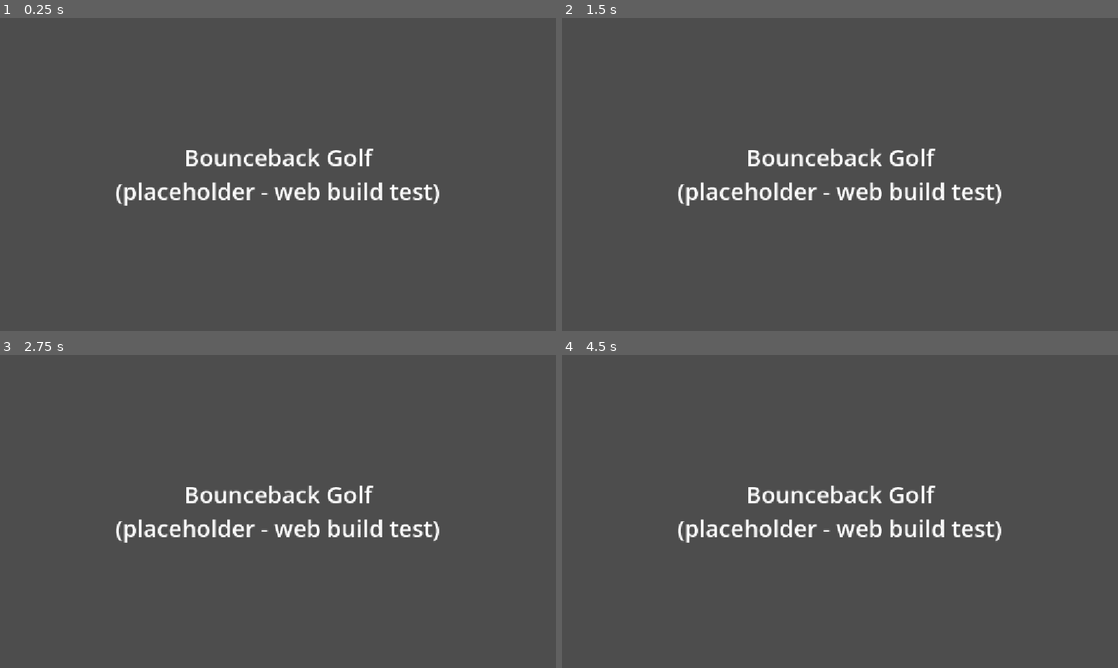
Above: before the commit, frames 1-4 (two rows, left to right).
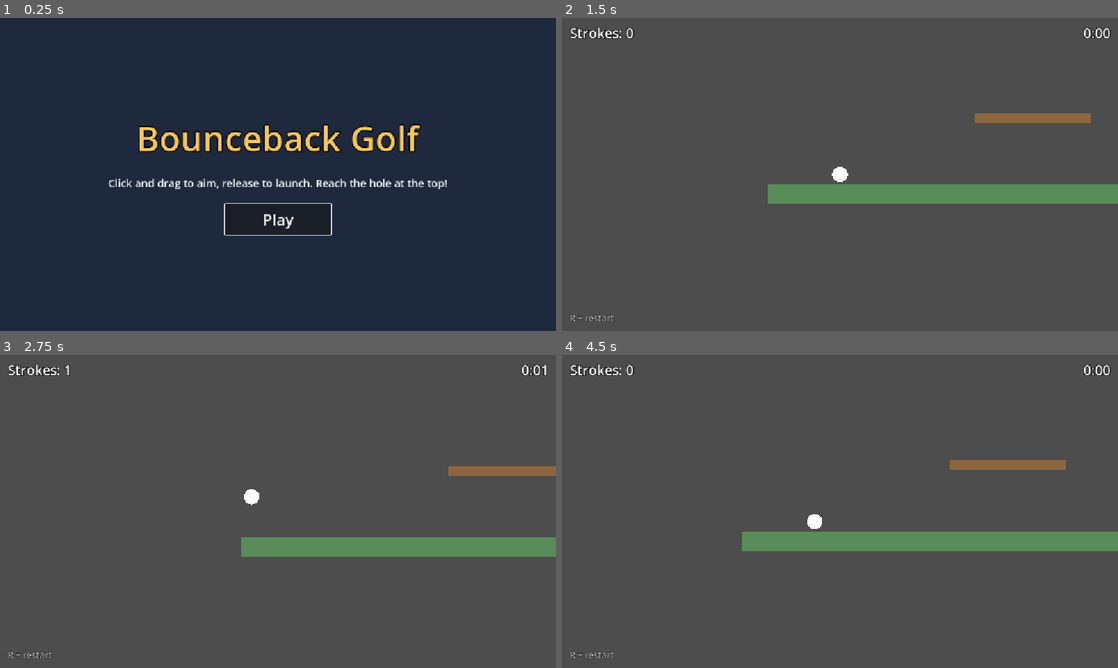
Above: after the commit, the same moments.

Repository: Khazap/bounceback-golf
Game: Godot game, scene res://scenes/ui/Title.tscn
Same seed, same stepped clock (60 frames per second), same inputs: the game is played once before the commit and once after it.
Inputs (mouse positions are in pixels of both pictures, inside the frame that each line leads up to):
- Up to frame 1 (0.25 s): no input
- Up to frame 2 (1.5 s): click (840, 218) at 0.5 s, where only the run after the commit has a clickable "Play"; tap Enter at 1.25 s; move the mouse to (962, 158) at 1.27 s; tap R at 1.35 s; click (962, 158) at 1.42 s
- Up to frame 3 (2.75 s): tap Space at 2 s; drag from (166, 527) to (250, 574) at 2.02 s
- Up to frame 4 (4.5 s): move the mouse to (895, 442) at 2.77 s; tap R at 2.85, 4.35 s; click (895, 442) at 2.92 s; drag from (812, 574) to (673, 464) at 3.52 s; move the mouse to (1006, 558) at 4.27 s; click (1006, 558) at 4.42 s

The runs differ from the first frame. In frame 1, 100% of the frame differs, in the area x 0-100%, y 0-100%; in frame 2, 6.4%; in frame 3, 6.8%; in frame 4, 7.2%.

Commit message:
Add title screen with Play button and how-to-play line
Co-Authored-By: Claude Opus 5.5 <noreply@anthropic.com>

Diff:
--- a/scenes/ui/Title.tscn
+++ b/scenes/ui/Title.tscn
@@ -1,4 +1,6 @@
 [gd_scene format=3]
+
+[ext_resource type="Script" path="res://scripts/title.gd" id="1_title"]
 
 [node name="Title" type="Control"]
 layout_mode = 3
@@ -7,16 +9,54 @@
 anchor_bottom = 1.0
 grow_horizontal = 2
 grow_vertical = 2
+script = ExtResource("1_title")
 
-[node name="Label" type="Label" parent="."]
+[node name="Background" type="ColorRect" parent="."]
 layout_mode = 1
 anchors_preset = 15
 anchor_right = 1.0
 anchor_bottom = 1.0
 grow_horizontal = 2
 grow_vertical = 2
-theme_override_font_sizes/font_size = 48
-text = "Bounceback Golf
-(placeholder - web build test)"
+mouse_filter = 2
+color = Color(0.12, 0.16, 0.24, 1)
+
+[node name="VBox" type="VBoxContainer" parent="."]
+layout_mode = 1
+anchors_preset = 8
+anchor_left = 0.5
+anchor_top = 0.5
+anchor_right = 0.5
+anchor_bottom = 0.5
+offset_left = -400.0
+offset_top = -160.0
+offset_right = 400.0
+offset_bottom = 160.0
+grow_horizontal = 2
+grow_vertical = 2
+theme_override_constants/separation = 28
+alignment = 1
+
+[node name="GameName" type="Label" parent="VBox"]
+layout_mode = 2
+theme_override_colors/font_color = Color(0.96, 0.78, 0.37, 1)
+theme_override_colors/font_outline_color = Color(0, 0, 0, 1)
+theme_override_constants/outline_size = 10
+theme_override_font_sizes/font_size = 72
+text = "Bounceback Golf"
 horizontal_alignment = 1
-vertical_alignment = 1
+
+[node name="HowToPlay" type="Label" parent="VBox"]
+layout_mode = 2
+theme_override_font_sizes/font_size = 22
+text = "Click and drag to aim, release to launch. Reach the hole at the top!"
+horizontal_alignment = 1
+autowrap_mode = 3
+
+[node name="PlayButton" type="Button" parent="VBox"]
+unique_name_in_owner = true
+custom_minimum_size = Vector2(220, 64)
+layout_mode = 2
+size_flags_horizontal = 4
+theme_override_font_sizes/font_size = 32
+text = "Play"
--- /dev/null
+++ b/scripts/title.gd
@@ -0,0 +1,15 @@
+extends Control
+## Title screen: game name, how to play, and a Play button.
+
+@onready var play_button: Button = %PlayButton  # % = "unique name", found anywhere in the scene
+
+
+func _ready() -> void:
+	play_button.pressed.connect(_on_play_pressed)
+	# Give the button keyboard focus, so Enter or Space also presses it.
+	play_button.grab_focus()
+
+
+func _on_play_pressed() -> void:
+	# Swap the whole current scene (this title screen) for the game scene.
+	get_tree().change_scene_to_file("res://scenes/Main.tscn")
Not shown, added: scripts/title.gd.uid
